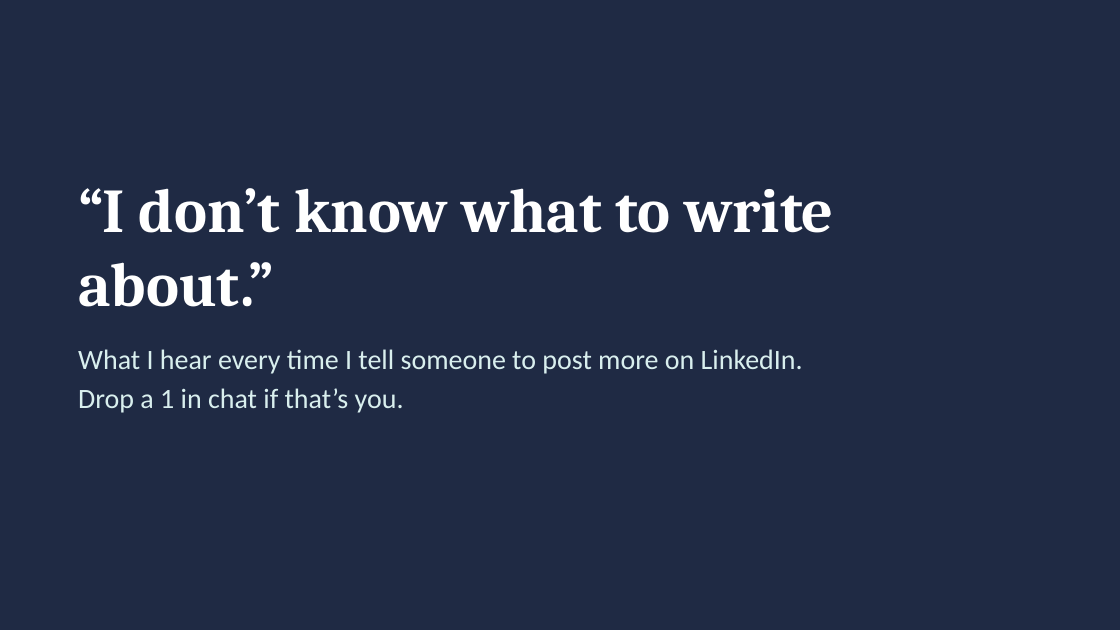
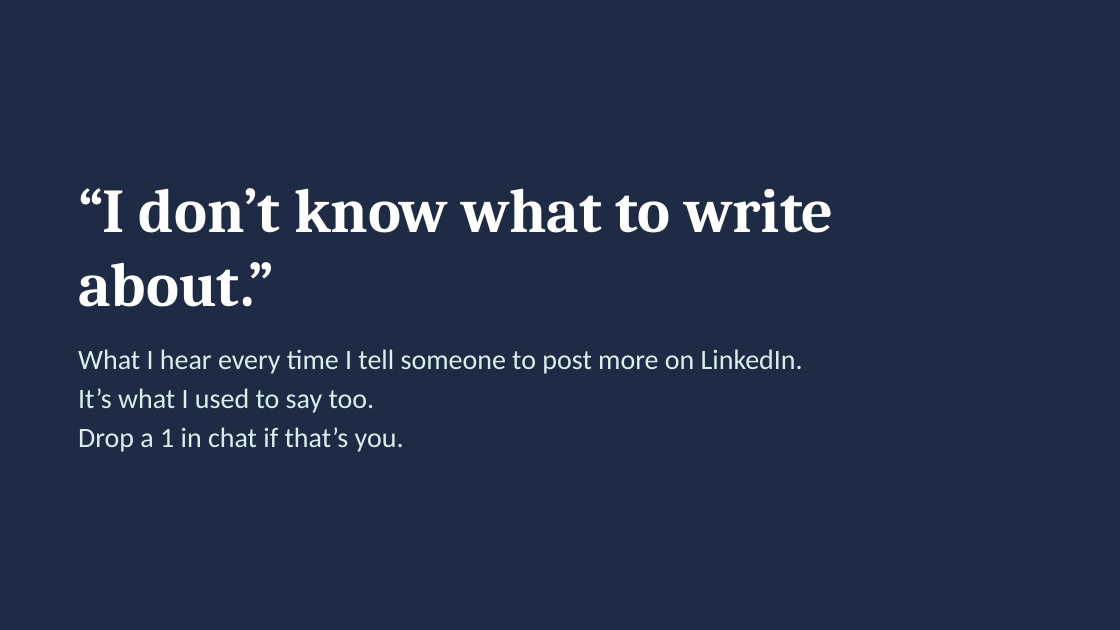
Before and after one commit to crystaljonespmp/LinkedIn-Content-Partner, a slide deck: slide 4 of PowerPoint/LinkedIn-Content-Partner-Setup-Slides.pptx. Drawn at 1120x630 pixels with LibreOffice and Linux fonts; fonts in the diff are those of the drawing. Boxes give left, top, right and bottom in pixels: in the first picture for what was removed or moved away, otherwise in the second. Text is boxed around its words. In the diff, an @@ line names an element or a change of style, - is before the commit and + after.

```diff
--- a/PowerPoint/LinkedIn-Content-Partner-Setup-Slides.pptx
+++ b/PowerPoint/LinkedIn-Content-Partner-Setup-Slides.pptx
@@ text at (x1=78, y1=388, x2=375, y2=413): paragraph added @@
+It’s what I used to say too.
```
Also in this commit, not shown: 1 other slide changed.
